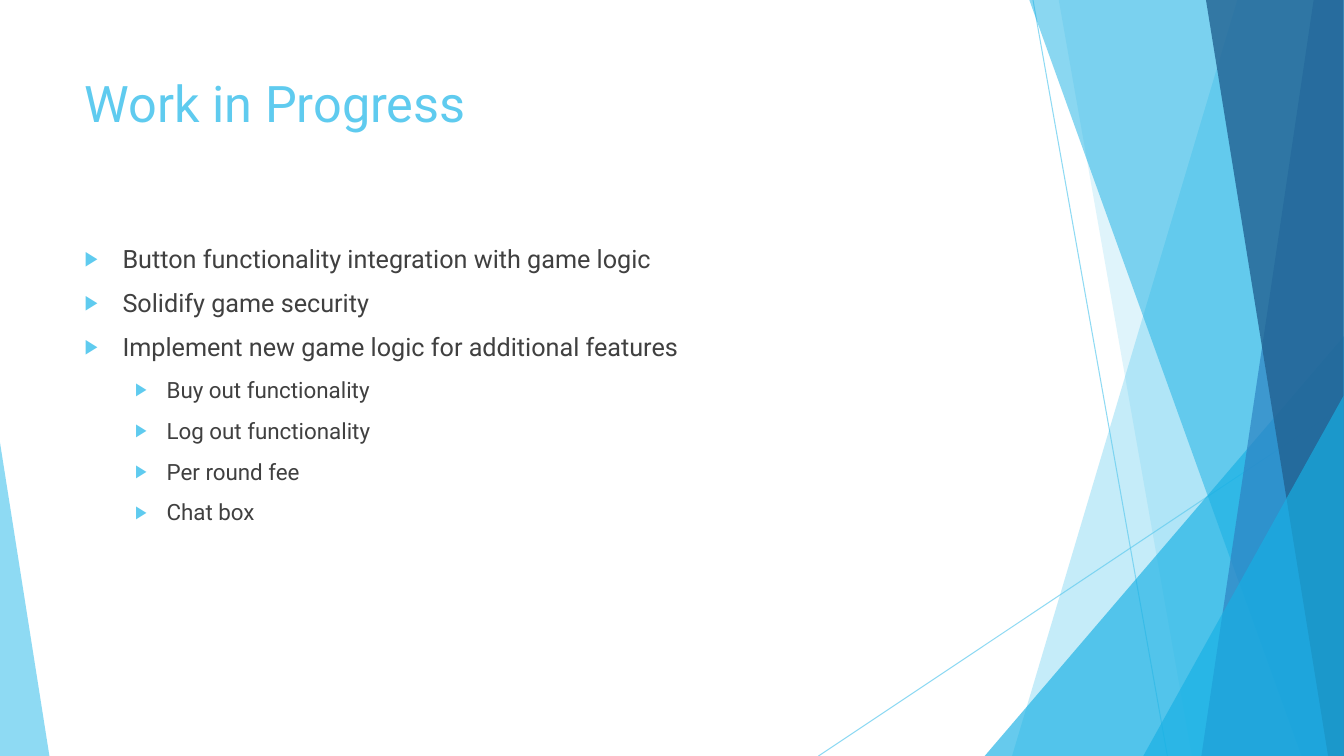
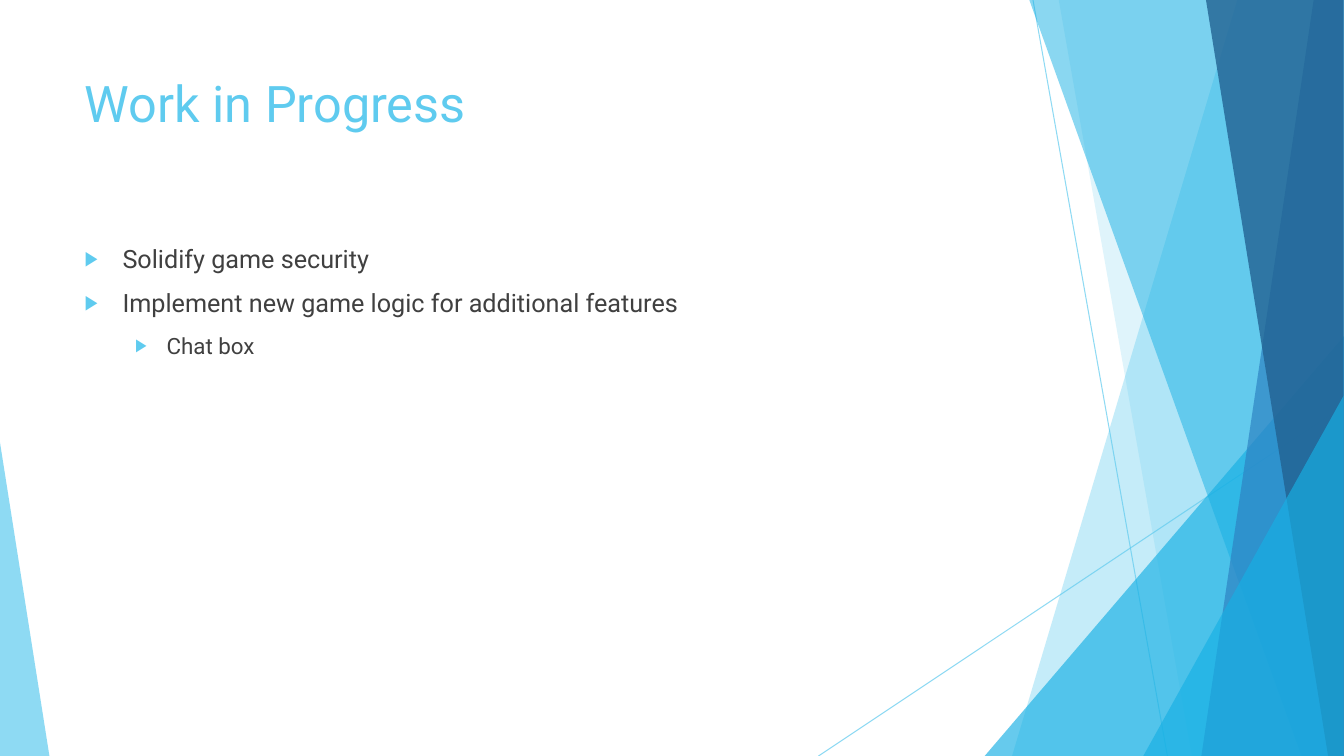
Before and after one commit to fazeelabbasi/CRASH, a slide deck: slide 9 of docs/CMPE 320 Final Group Presentation.pptx. Drawn at 1344x756 pixels with LibreOffice and Linux fonts; fonts in the diff are those of the drawing. Boxes give left, top, right and bottom in pixels: in the first picture for what was removed or moved away, otherwise in the second. Text is boxed around its words. In the diff, an @@ line names an element or a change of style, - is before the commit and + after.

```diff
--- a/docs/CMPE 320 Final Group Presentation.pptx
+++ b/docs/CMPE 320 Final Group Presentation.pptx
@@ text at <box>123,249,651,274</box>: paragraph removed @@
-▶ Button functionality integration with game logic
@@ text at <box>167,381,370,480</box>: paragraphs removed @@
-  ▶ Buy out functionality
-  ▶ Log out functionality
-  ▶ Per round fee
```
Also in this commit, not shown: 5 other slides changed.
